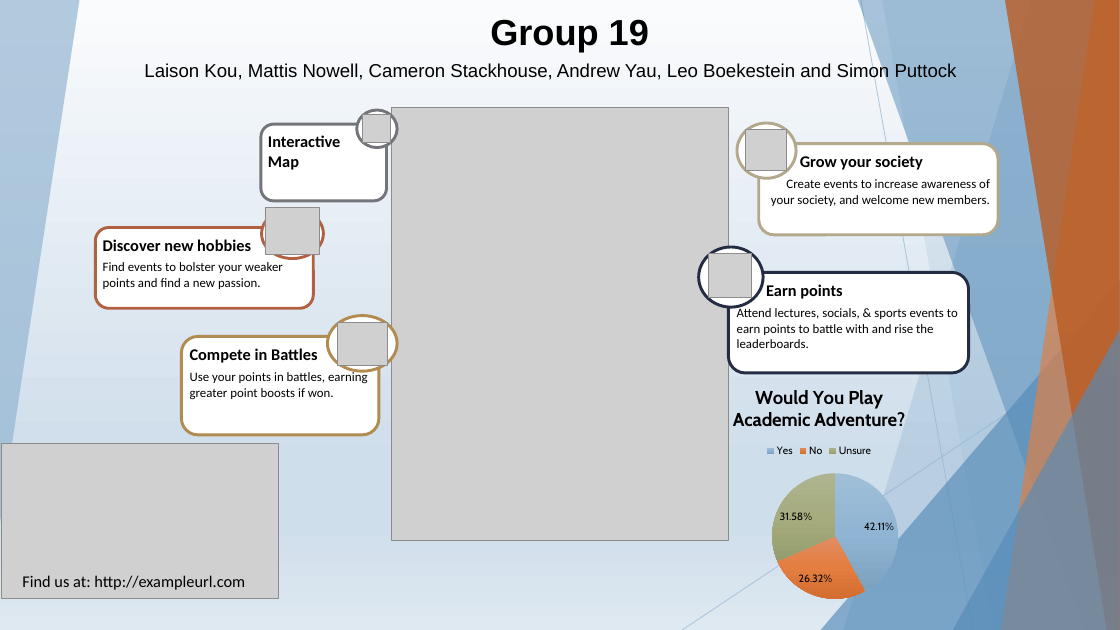
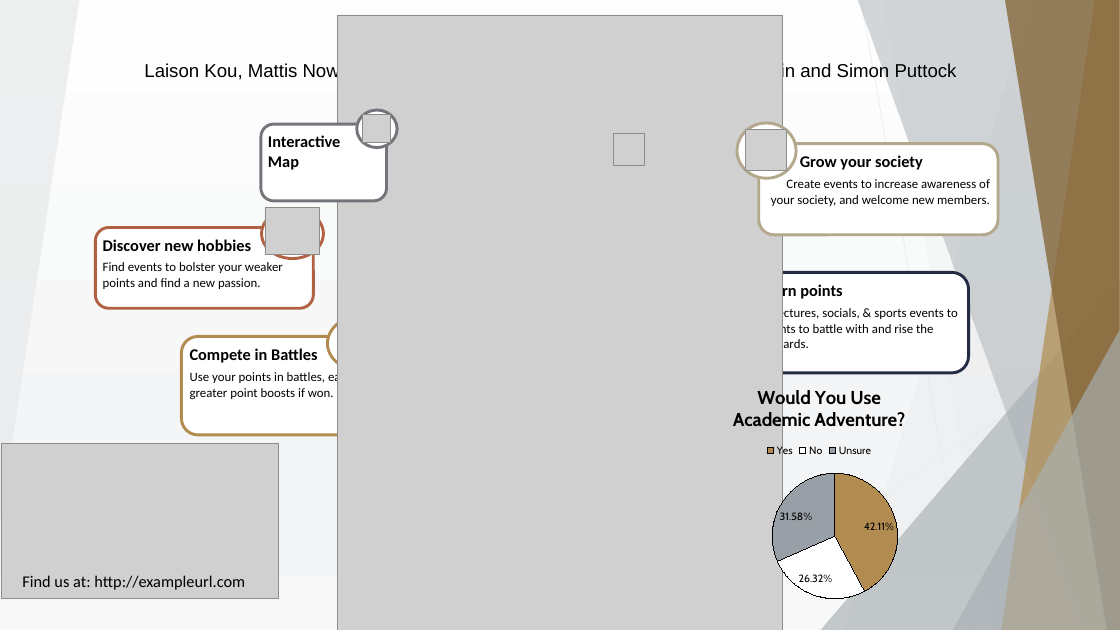
Before and after one commit to cameronstackhouse/academic-adventure, a slide deck: slide 1 of Development/Final presentation/Poster.pptx. Drawn at 1120x630 pixels with LibreOffice and Linux fonts; fonts in the diff are those of the drawing; grey boxes stand for pictures. Boxes give left, top, right and bottom in pixels: in the first picture for what was removed or moved away, otherwise in the second. Text is boxed around its words. In the diff, an @@ line names an element or a change of style, - is before the commit and + after.

Commit message:
Updated poster
I updated the poster to fit the new design and changed the theme colour

```diff
--- a/Development/Final presentation/Poster.pptx
+++ b/Development/Final presentation/Poster.pptx
@@ background gradient #FAFBFD to #CFDEEB to #DFE9F2 to gradient #FEFEFE to #F4F5F6 to #F8F8F9 @@
@@ freeform shape at (0,0,79,523): fill #94B6D2 at 70% opacity to #E7E9EA at 70% opacity @@
@@ picture: place and size @@
-picture at (392,108,729,540)
+picture at (338,15,783,630)
@@ freeform shape at (844,0,1120,630): fill #94B6D2 at 36% opacity to #E7E9EA at 36% opacity @@
@@ freeform shape at (858,0,1120,630): fill #558BB8 at 50% opacity to #A9B0B4 at 50% opacity @@
@@ line (861, 0) - (973, 630): stroke #94B6D2 0.75 pt to #E7E9EA 0.75 pt @@
@@ freeform shape at (882,0,1120,630): fill #94B6D2 at 20% opacity to #E7E9EA at 20% opacity @@
@@ freeform shape at (1002,0,1120,630): fill #DD8047 at 70% opacity to #B18B4F at 70% opacity @@
@@ freeform shape at (1005,0,1120,630): fill #B95B22 at 80% opacity to #85683B at 80% opacity @@
@@ picture added at (613,134,644,166) @@
@@ ellipse removed at (699,247,764,308) @@
@@ picture removed at (708,254,752,297) @@
@@ triangle at (821,280,1120,630): fill #558BB8 at 66% opacity to #A9B0B4 at 66% opacity @@
@@ line (1120, 339) - (682, 630): stroke #94B6D2 0.75 pt to #E7E9EA 0.75 pt @@
@@ triangle at (953,330,1120,630): fill #558BB8 at 66% opacity to #A9B0B4 at 66% opacity @@
@@ pie chart at (689,373,950,627) @@
@@ title "Would You Play Academic Adventure? " to "Would You Use Academic Adventure? " @@
@@ colours of single points changed @@
```
